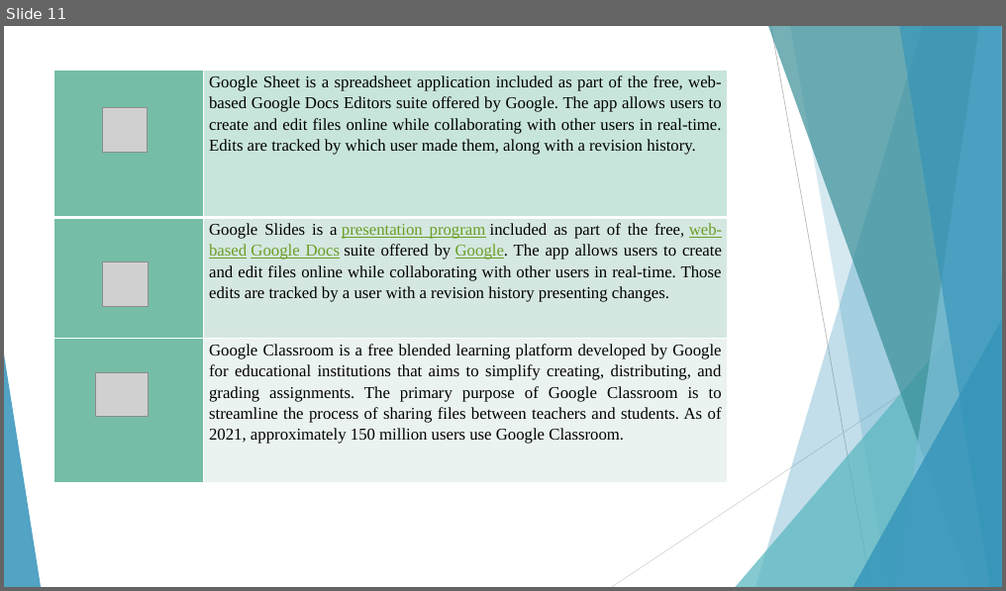
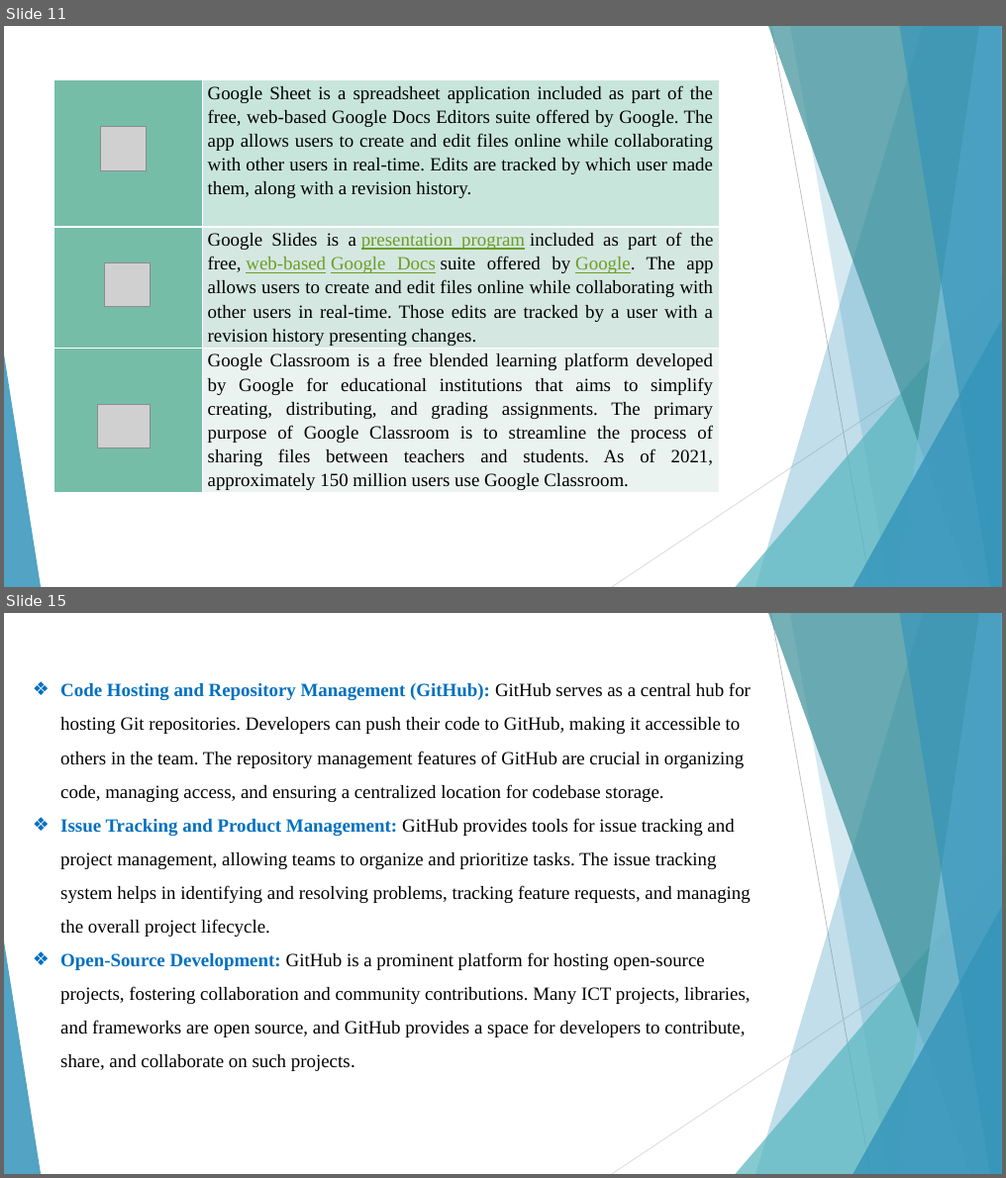
Before and after one commit to kamiri-lilia/projet-final, a slide deck: TIC_PP.pptx. Shown one above the other, each under a label of ours: slide 11 before the commit, slides 11 and 15 after it; the slides between them are not shown. The pictures are 1006x591 and 1006x1178 pixels, drawn with LibreOffice and Linux fonts; fonts in the diff are those of the drawing; grey boxes stand for pictures. Boxes give left, top, right and bottom in pixels: in the first picture for what was removed or moved away, otherwise in the second. Text is boxed around its words. In the diff, an @@ line names an element or a change of style, - is before the commit and + after.

```diff
--- a/TIC_PP.pptx
+++ b/TIC_PP.pptx
@@ slide 15 added at (4, 613, 1002, 1174), background #FFFFFF; not listed: 10 template elements that a slide beside it also shows @@
@@ text added at (60, 682, 750, 1071), 18 pt, text #000000 @@
+  ❖ Code Hosting and Repository Management (GitHub): GitHub serves as a central hub for hosting Git repositories. Developers can push their code to GitHub, making it accessible to others in the team. The repository management features of GitHub are crucial in organizing code, managing access, and ensuring a centralized location for codebase storage.
+  ❖ Issue Tracking and Product Management: GitHub provides tools for issue tracking and project management, allowing teams to organize and prioritize tasks. The issue tracking system helps in identifying and resolving problems, tracking feature requests, and managing the overall project lifecycle.
+  ❖ Open-Source Development: GitHub is a prominent platform for hosting open-source projects, fostering collaboration and community contributions. Many ICT projects, libraries, and frameworks are open source, and GitHub provides a space for developers to contribute, share, and collaborate on such projects.
@@ slide 11 changed as well @@
@@ table at (54, 79, 720, 507) @@
@@ size 16 to 18 pt @@
@@ table: place and size @@
-table at (54, 71, 727, 483)
+table at (54, 79, 720, 507)
@@ picture: place and size @@
-picture at (102, 107, 147, 153)
+picture at (101, 126, 146, 172)
@@ picture: place and size @@
-picture at (95, 372, 148, 416)
+picture at (98, 405, 150, 448)
```
Also in this commit, not shown: 8 other slides changed, 7 other slides added.
